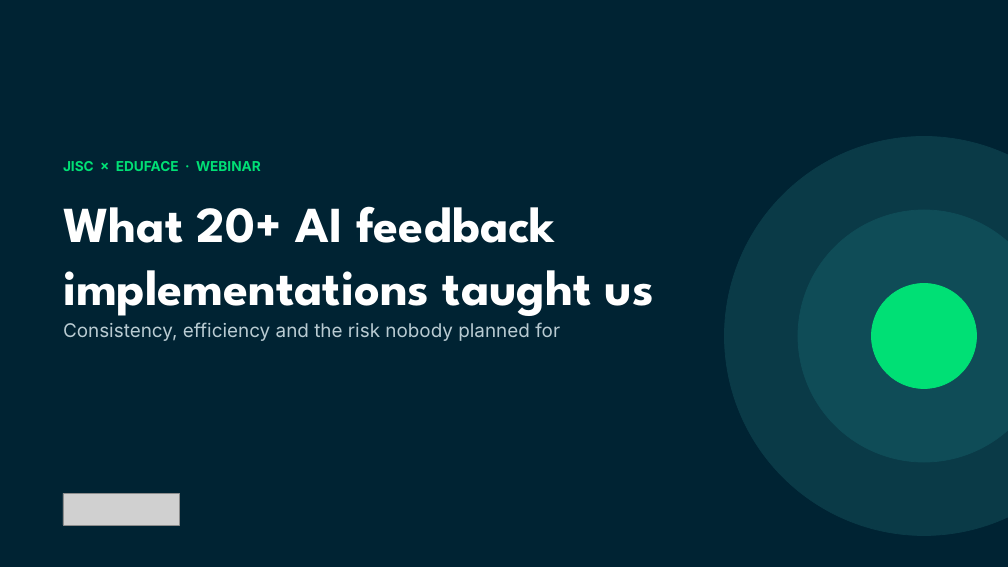
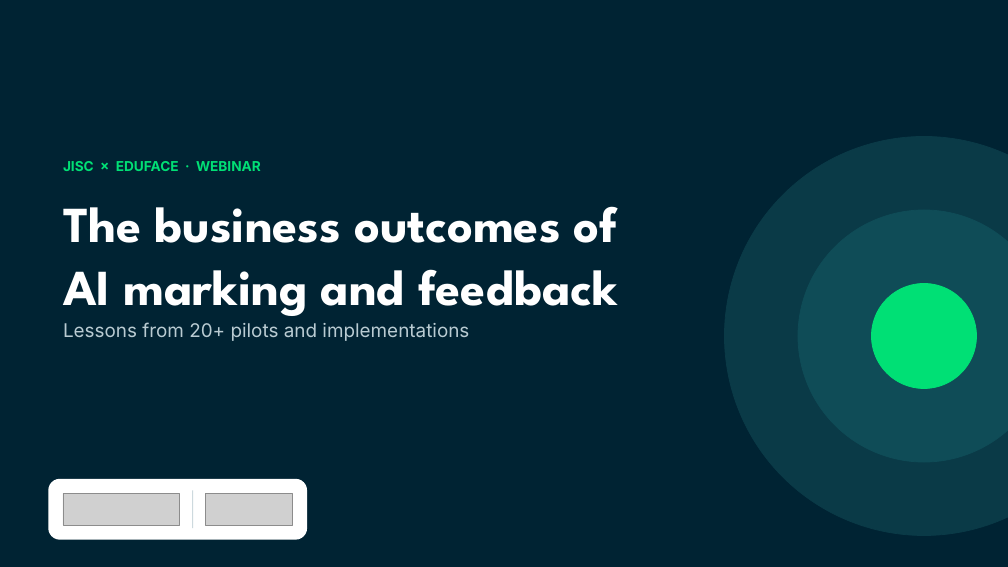
Before and after one commit to Dante-Eduface/Claude, a slide deck: slide 1 of GTM/Event manager/jisc-webinar/deck/jisc-webinar-bewerkbaar.pptx. Drawn at 1008x567 pixels with LibreOffice and Linux fonts; fonts in the diff are those of the drawing; grey boxes stand for pictures. Boxes give left, top, right and bottom in pixels: in the first picture for what was removed or moved away, otherwise in the second. Text is boxed around its words. In the diff, an @@ line names an element or a change of style, - is before the commit and + after.

```diff
--- a/GTM/Event manager/jisc-webinar/deck/jisc-webinar-bewerkbaar.pptx
+++ b/GTM/Event manager/jisc-webinar/deck/jisc-webinar-bewerkbaar.pptx
@@ text at [63,206,618,316]: text changed @@
-What 20+ AI feedback
-implementations taught us
+The business outcomes of
+AI marking and feedback
@@ text at [63,322,469,341]: text changed @@
-Consistency, efficiency and the risk nobody planned for
+Lessons from 20+ pilots and implementations
@@ rounded rectangle added at [48,479,307,540], fill #FFFFFF @@
@@ rectangle added at [192,491,193,529], fill #CDD9DE @@
@@ picture added at [206,494,293,526] @@
```
Also in this commit, not shown: 36 other slides changed, 42 other files.
